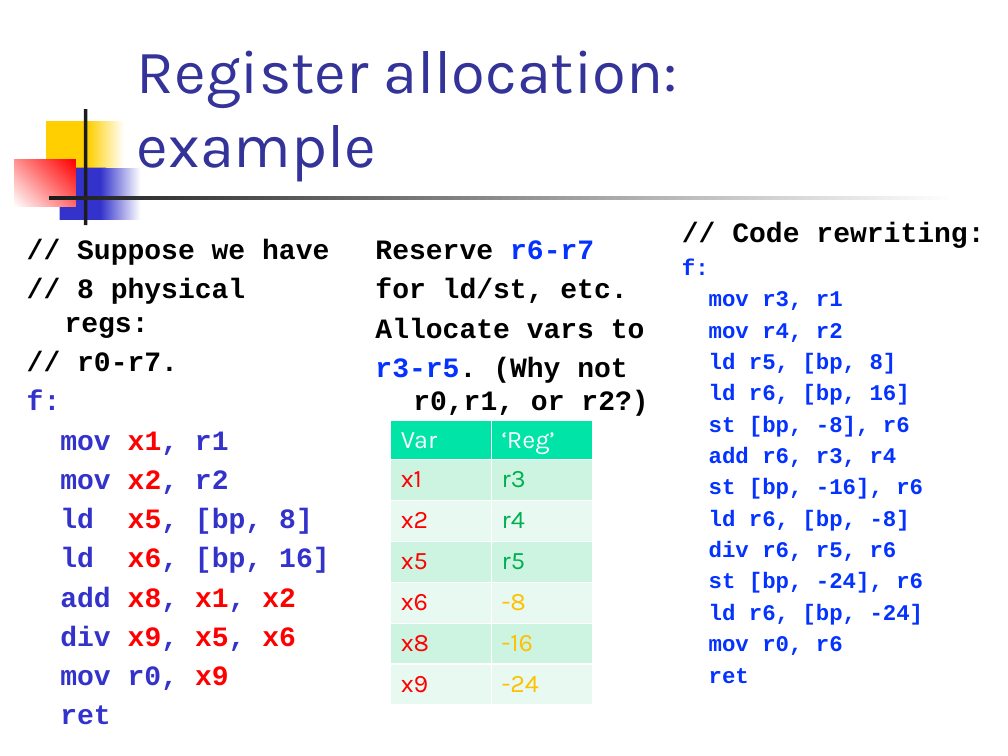
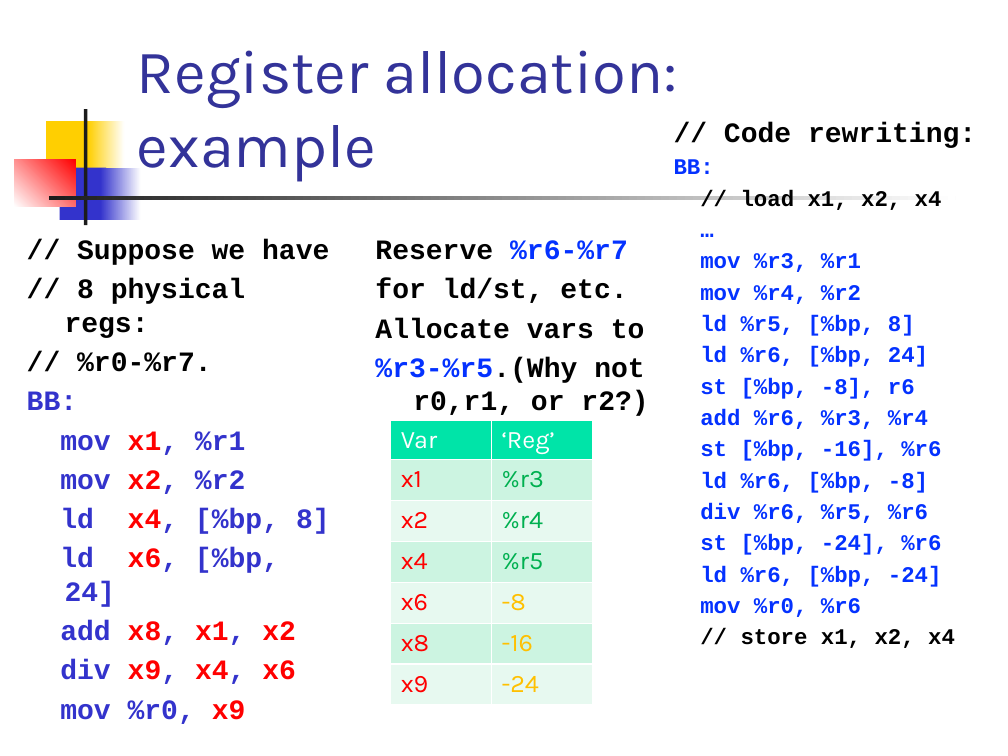
Before and after one commit to csslab-ustc/csslab-ustc.github.io, a slide deck: slide 21 of courses/compiler/slides/lec17-reg-alloc-local.pptx (slide 18 before the commit). Drawn at 1008x756 pixels with LibreOffice and Linux fonts; fonts in the diff are those of the drawing. Boxes give left, top, right and bottom in pixels: in the first picture for what was removed or moved away, otherwise in the second. Text is boxed around its words. In the diff, an @@ line names an element or a change of style, - is before the commit and + after.

```diff
--- a/courses/compiler/slides/lec17-reg-alloc-local.pptx
+++ b/courses/compiler/slides/lec17-reg-alloc-local.pptx
@@ text "// Code rewriting:" moved from (x1=682, y1=223, x2=984, y2=684) to (x1=674, y1=122, x2=976, y2=617) @@
@@ text at (x1=674, y1=159, x2=942, y2=617): text changed @@
-f:
-mov r3, r1
-mov r4, r2
-ld r5, [bp, 8]
-ld r6, [bp, 16]
-st [bp, -8], r6
-add r6, r3, r4
-st [bp, -16], r6
-ld r6, [bp, -8]
-div r6, r5, r6
-st [bp, -24], r6
-ld r6, [bp, -24]
-mov r0, r6
-ret
+BB:
+// load x1, x2, x4
+…
+mov %r3, %r1
+mov %r4, %r2
+ld %r5, [%bp, 8]
+ld %r6, [%bp, 24]
+st [%bp, -8], r6
+add %r6, %r3, %r4
+st [%bp, -16], %r6
+ld %r6, [%bp, -8]
+div %r6, %r5, %r6
+st [%bp, -24], %r6
+ld %r6, [%bp, -24]
+mov %r0, %r6
+// store x1, x2, x4
@@ text at (x1=375, y1=240, x2=628, y2=260): text changed @@
-Reserve r6-r7
+Reserve %r6-%r7
@@ text at (x1=27, y1=352, x2=330, y2=607): text changed @@
-// r0-r7.
-f:
-mov x1, r1
-mov x2, r2
-ld x5, [bp, 8]
-ld x6, [bp, 16]
+// %r0-%r7.
+BB:
+mov x1, %r1
+mov x2, %r2
+ld x4, [%bp, 8]
+ld x6, [%bp, 24]
@@ text at (x1=375, y1=357, x2=648, y2=416): text changed @@
-r3-r5. (Why not r0,r1, or r2?)
+%r3-%r5.(Why not r0,r1, or r2?)
@@ table at (x1=391, y1=420, x2=593, y2=706) @@
-row 2, column 2: r3
+row 2, column 2: %r3
-row 3, column 2: r4
+row 3, column 2: %r4
-row 4, column 1: x5
+row 4, column 1: x4
-row 4, column 2: r5
+row 4, column 2: %r5
@@ text at (x1=60, y1=660, x2=296, y2=684): text changed @@
-div x9, x5, x6
-mov r0, x9
-ret
+div x9, x4, x6
+mov %r0, x9
```
Also in this commit, not shown: 11 other slides changed, 12 slides added, 2 slides removed, 6 other files.
